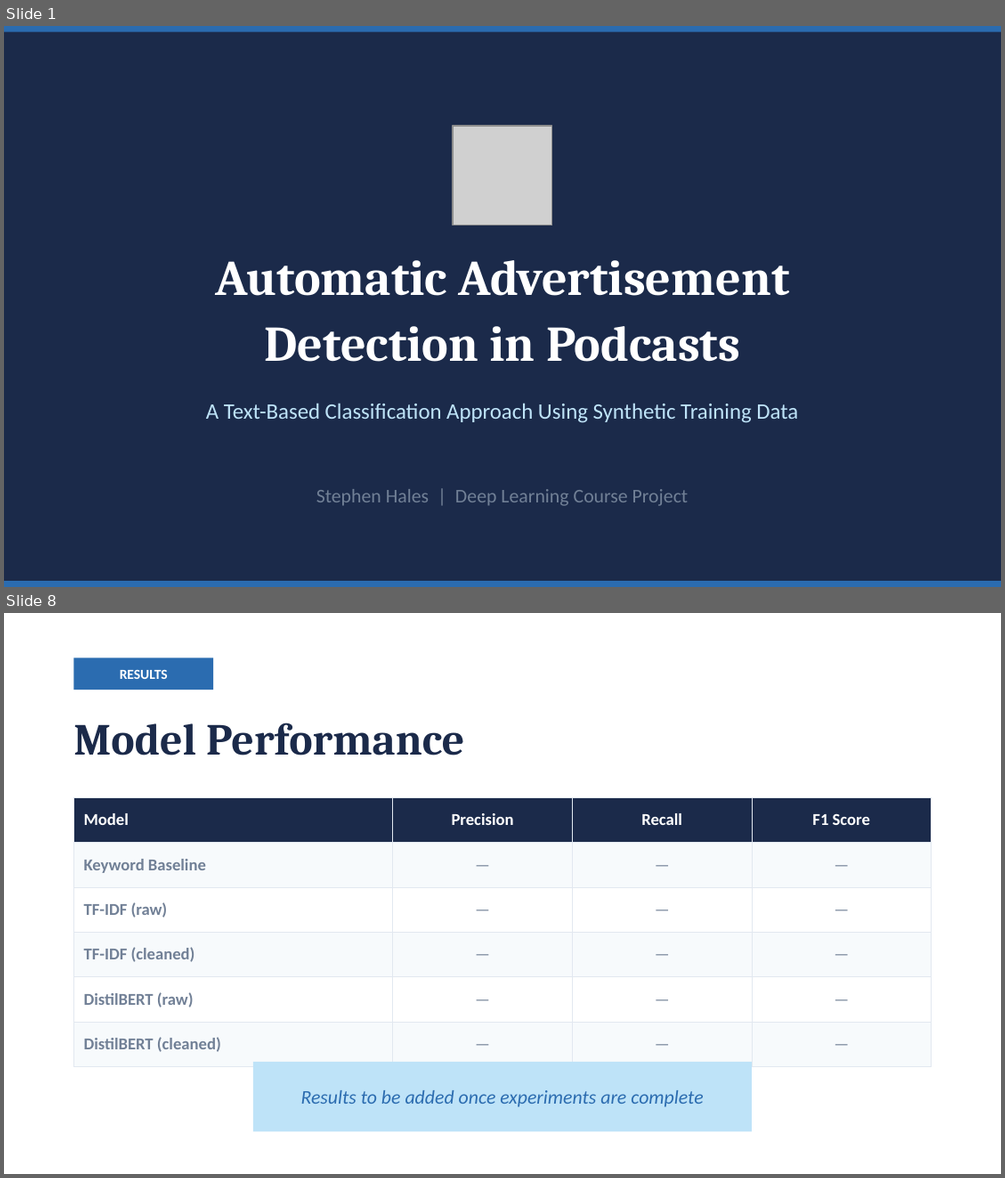
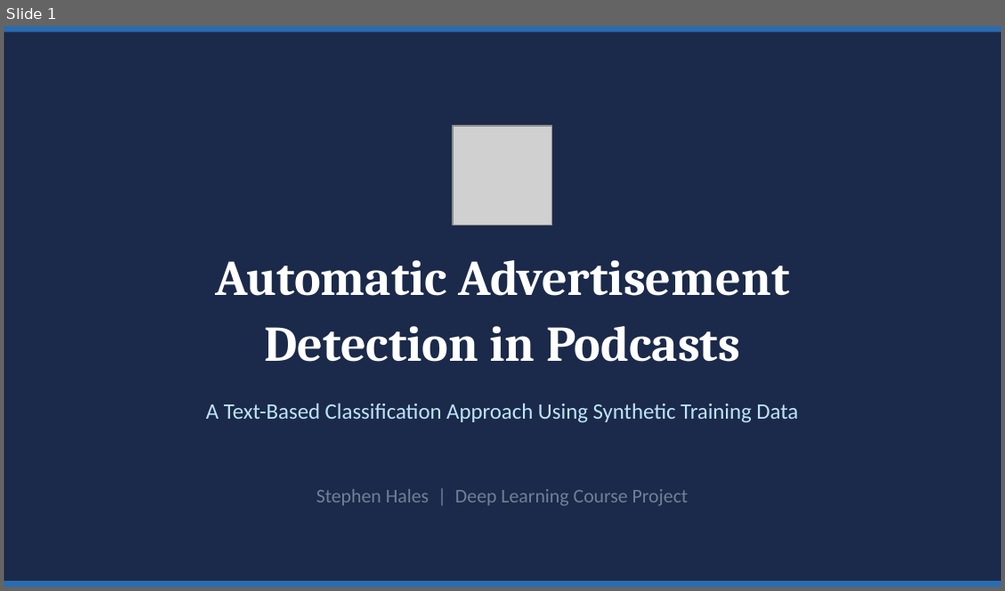
Before and after one commit to zhales05/cs-6480, a slide deck: project/podcast_ad_detection.pptx. Shown one above the other, each under a label of ours: slides 1 and 8 before the commit, slide 1 after it; the slides between them are not shown. The pictures are 1005x1178 and 1005x591 pixels, drawn with LibreOffice and Linux fonts; fonts in the diff are those of the drawing; grey boxes stand for pictures. Boxes give left, top, right and bottom in pixels: in the first picture for what was removed or moved away, otherwise in the second. Text is boxed around its words. In the diff, an @@ line names an element or a change of style, - is before the commit and + after.

```diff
--- a/project/podcast_ad_detection.pptx
+++ b/project/podcast_ad_detection.pptx
@@ slide 8 removed at [4,613,1001,1174], background #FFFFFF @@
@@ rectangle removed at [73,657,213,690] @@
@@ text removed at [120,670,168,679] @@
-RESULTS
@@ text removed at [73,722,464,755] @@
-Model Performance
@@ table removed at [73,797,931,1055], 6 rows, 4 columns @@
-Model | Precision | Recall | F1 Score
-Keyword Baseline | — | — | —
-TF-IDF (raw) | — | — | —
-TF-IDF (cleaned) | — | — | —
-DistilBERT (raw) | — | — | —
-DistilBERT (cleaned) | — | — | —
@@ rectangle removed at [253,1062,752,1131] @@
@@ text removed at [301,1090,703,1107] @@
-Results to be added once experiments are complete
```
Also in this commit, not shown: 7 slides added, 7 other slides removed, 4 other files.
